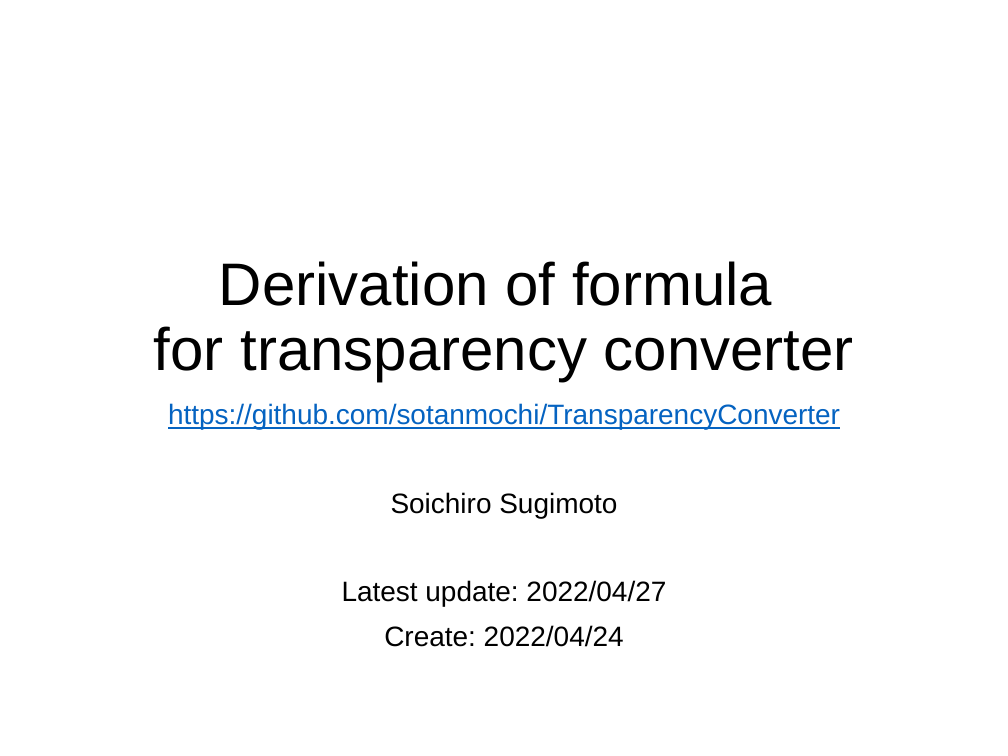
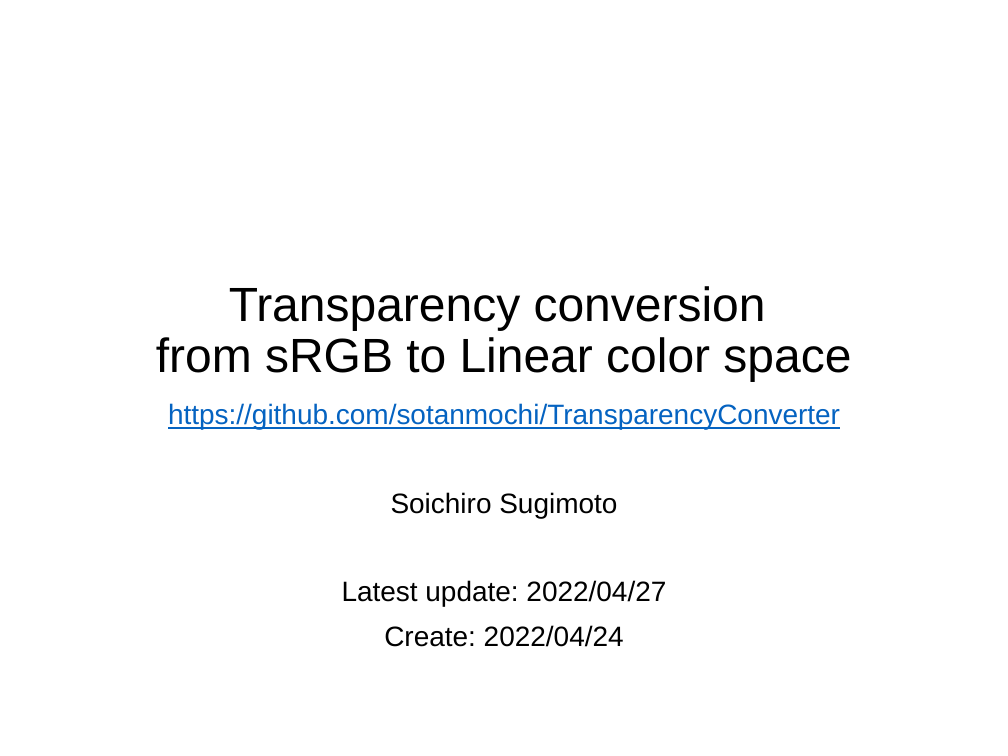
Before and after one commit to sotanmochi/TransparencyConverter, a slide deck: slide 1 of Assets/TransparencyConverter/Documentation~/TransparencyConverter.pptx. Drawn at 1008x756 pixels with LibreOffice and Linux fonts; fonts in the diff are those of the drawing. Boxes give left, top, right and bottom in pixels: in the first picture for what was removed or moved away, otherwise in the second. Text is boxed around its words. In the diff, an @@ line names an element or a change of style, - is before the commit and + after.

```diff
--- a/Assets/TransparencyConverter/Documentation~/TransparencyConverter.pptx
+++ b/Assets/TransparencyConverter/Documentation~/TransparencyConverter.pptx
@@ title at <box>156,286,851,382</box>: text changed; size 60 to 48 pt @@
-Derivation of formula
-for transparency converter
+Transparency conversion
+from sRGB to Linear color space
```
Also in this commit, not shown: 6 other slides changed, 2 slides added, 2 slides removed, 3 other files.
